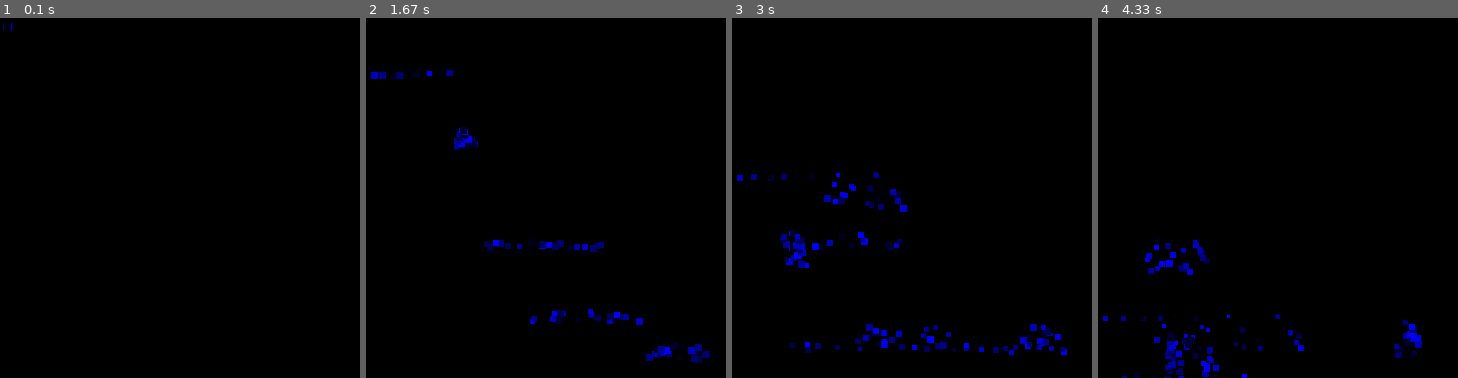
Above: before the commit, frames 1-4 (left to right).
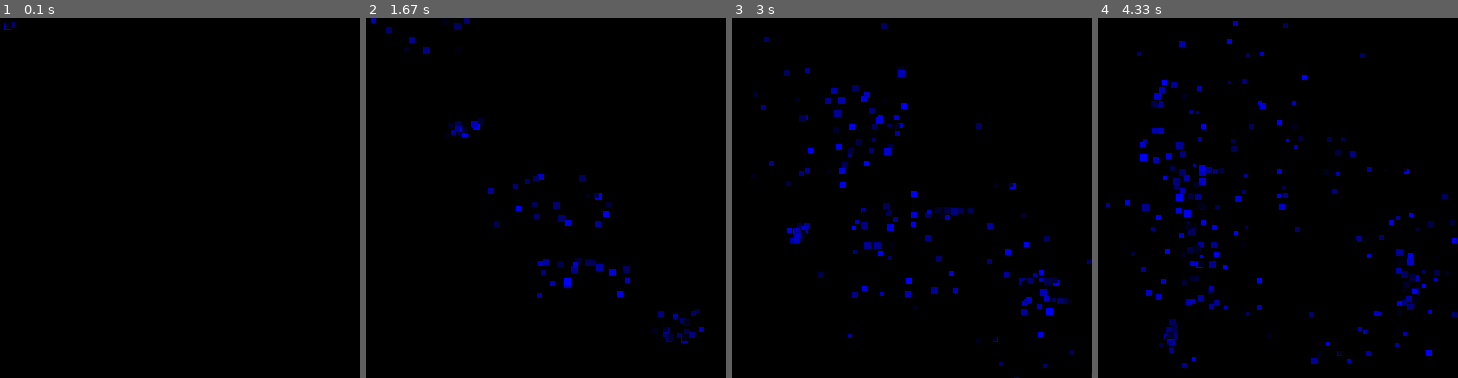
Above: after the commit, the same moments.

Repository: Darksorcen/Particle_effect
Game: pygame game, started from example.py
The game is run twice, just before and just after one commit, with the same random seed, the same clock (stepped at 60 frames per second) and the same inputs.
Inputs (mouse positions are in pixels of both pictures, inside the frame that each line leads up to):
- Up to frame 1 (0.1 s): no input
- Up to frame 2 (1.67 s): click (546, 198) at 0.38 s; click (582, 277) at 0.72 s; click (675, 324) at 1.05 s; click (459, 126) at 1.38 s
- Up to frame 3 (3 s): click (912, 241) at 1.72 s; click (861, 122) at 2.05 s; click (1038, 291) at 2.38 s; click (796, 234) at 2.72 s
- Up to frame 4 (4.33 s): click (1173, 129) at 3.05 s; click (1191, 262) at 3.38 s; click (1407, 280) at 3.72 s; click (1166, 331) at 4.05 s

The runs differ from the first frame. In frame 1, less than 0.1% of the frame differs, in the area x 0-5%, y 1-4%; in frame 2, 3.5%; in frame 3, 5.3%; in frame 4, 5.6%, in the area x 1-100%, y 0-100%.

Commit message:
renommage de fichier et petit changement sur la méthode update de particle

Diff:
--- a/pygame26.py
+++ b/example.py
@@ -1,4 +1,5 @@
 import pygame, random, math
+from particles import Particle
 
 pygame.init()
 
@@ -8,9 +9,6 @@
 # [loc, velocity, timer, color]
 particles = []
 i = 0
-
-def check_particle_on_screen(particle):
-    return (particle[0][0] > screen.get_width() or particle[0][1] > screen.get_height() or particle[0][0] < 0 or particle[0][1] < 0)
 
 run = True
 while run:
@@ -25,16 +23,14 @@
     screen.fill((0, 0 ,0))
     random_color = [0, 0, random.randint(0, 255)]
 
-    particles.append([list(pos), [random.randint(0, 20) / 10 - 1, -2], random.randint(6, 8), random_color])
+    particles.append(Particle(list(pos), [random.randint(0, 20) / 10 - 1, random.randint(0, 10) / 5 - 1], random.randint(6, 8), random_color, [False, True, False, False]))
 
     for particle in particles:
-        particle[0][0] += math.cos(i)*particle[1][0]
-        particle[0][1] += math.sin(-i)*particle[1][1]
-        particle[2] -= 0.01
-        #particle[1][1] += 0.1
-        pygame.draw.rect(screen, particle[3], pygame.Rect(particle[0][0], particle[0][1], particle[2], particle[2]))
-        if particle[2] <= 0 or check_particle_on_screen(particle):
+        particle.update(special_movement=[math.cos(i), math.sin(-i)])
+        if particle.timer == 0 or particle.check_particle_on_screen(screen):
             particles.remove(particle)
+        else:
+            particle.display(screen)
     pygame.display.update(screen.get_rect())
     clock.tick(60)
     print(clock.get_fps())
--- a/particles.py
+++ b/particles.py
@@ -1,3 +1,5 @@
+import pygame
+
 class Particle:
 
     def __init__(self, pos, velocity, timer, color, shape_bool):
@@ -15,7 +17,7 @@
     def set_shape(self, name, shape):
         self.shape[name] = shape
 
-    def update(self, gravity_force, special_movement=[1, 1]):
+    def update(self, gravity_force=0, special_movement=[1, 1]):
         self.pos[0] += self.velocity[0]*special_movement[0]
         self.pos[1] += self.velocity[1]*special_movement[1]
         self.timer -= 0.01
